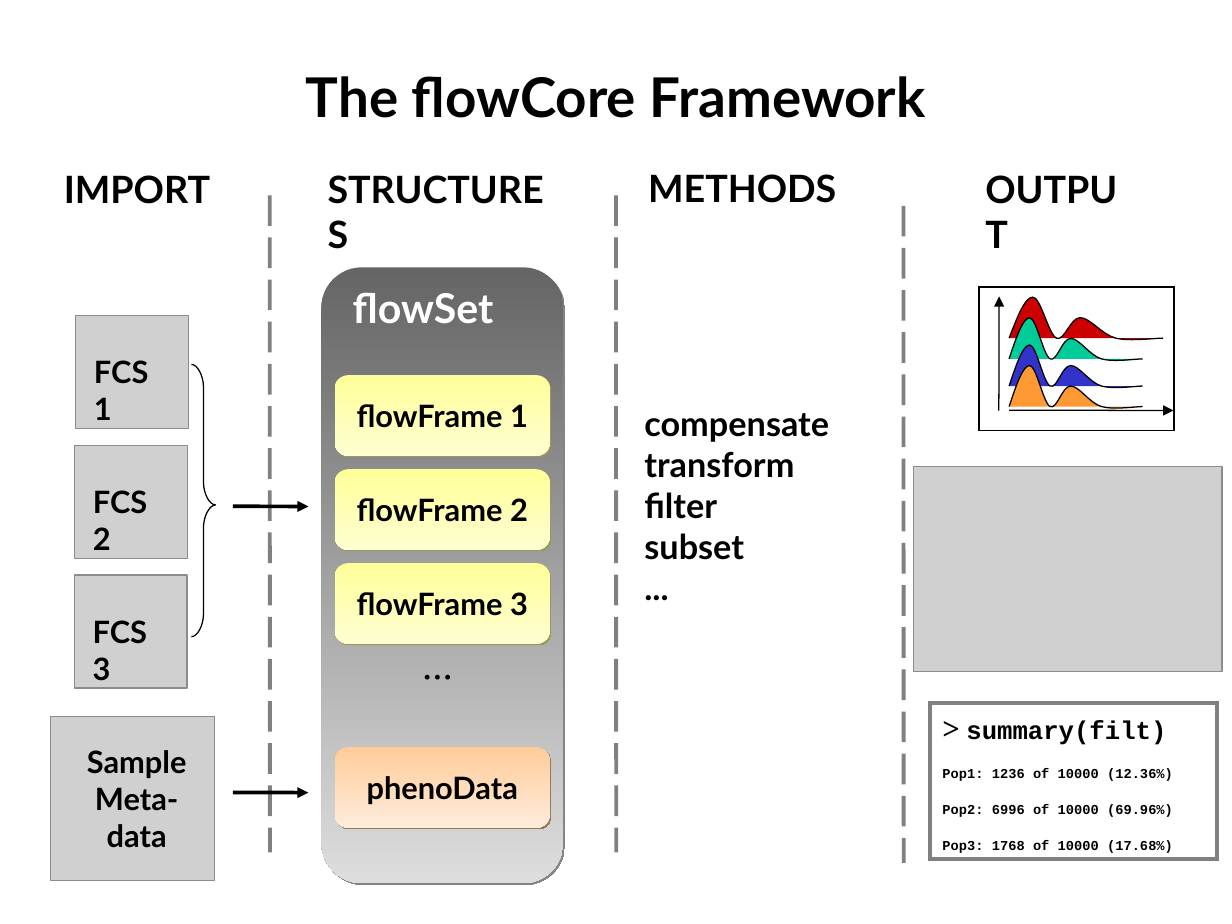
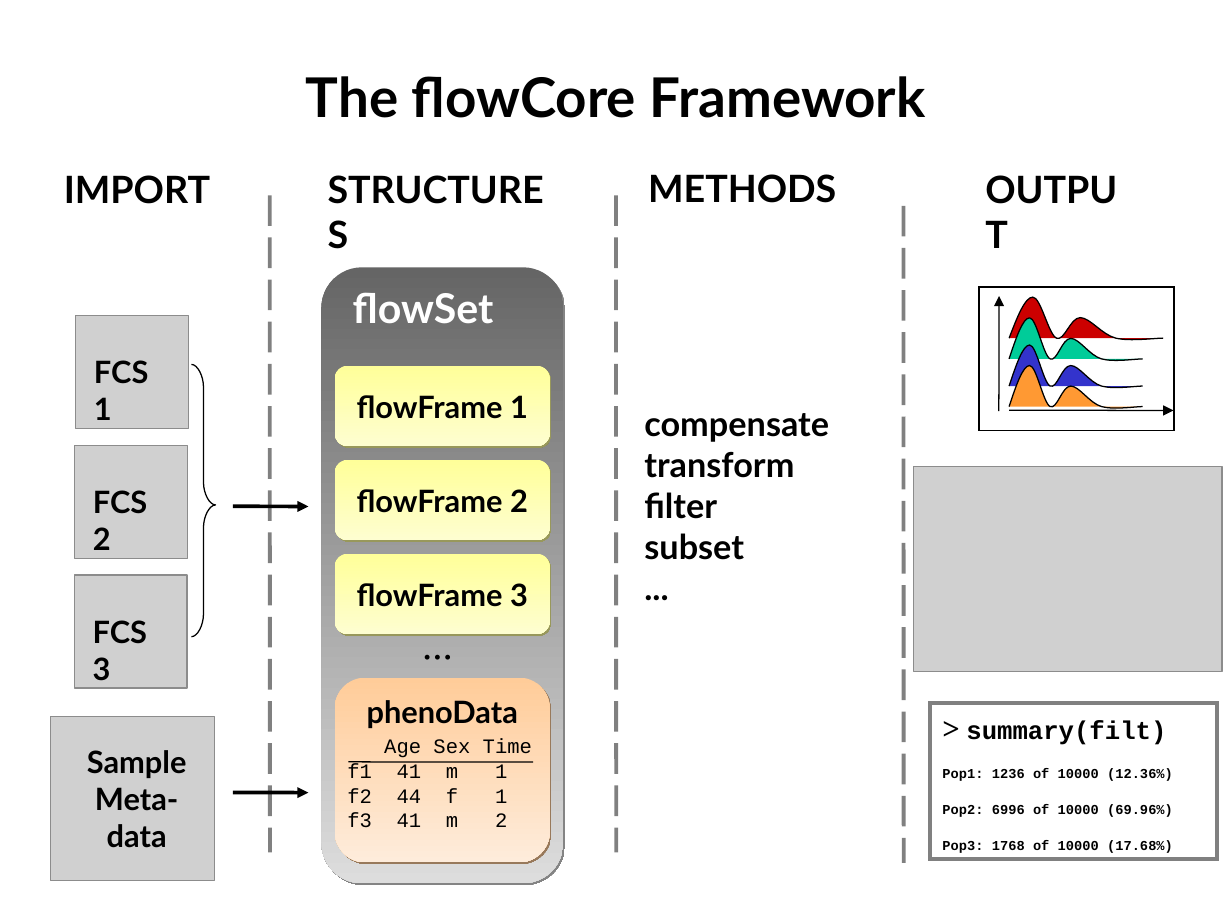
Before and after one commit to RGLab/flowCore, a slide deck: slide 1 of paper/Figure1.ppt. Drawn at 1232x924 pixels with LibreOffice and Linux fonts; fonts in the diff are those of the drawing; grey boxes stand for pictures. Boxes give left, top, right and bottom in pixels: in the first picture for what was removed or moved away, otherwise in the second. Text is boxed around its words. In the diff, an @@ line names an element or a change of style, - is before the commit and + after.

```diff
--- a/paper/Figure1.ppt
+++ b/paper/Figure1.ppt
@@ 3 rounded rectangles: place and size @@
-3 rounded rectangles at [335, 376, 551, 643]
+3 rounded rectangles at [335, 366, 551, 633]
@@ text "..." rewrapped from [410, 632, 466, 694] to [410, 612, 466, 659] @@
@@ rounded rectangle "phenoData": place and size @@
-rounded rectangle "phenoData" at [335, 747, 551, 827]
+rounded rectangle "phenoData" at [335, 678, 551, 862]
@@ rounded rectangle "phenoData" at [335, 678, 551, 862]: vertical alignment middle to top @@
@@ text added at [347, 739, 532, 828], 12 pt, text #000000 @@
+Age Sex Time
+f1 41 m 1
+f2 44 f 1
+f3 41 m 2
@@ line added from (349, 761) to (533, 763), #000000 0.74 pt @@
```
Also in this commit, not shown: 3 other files.
